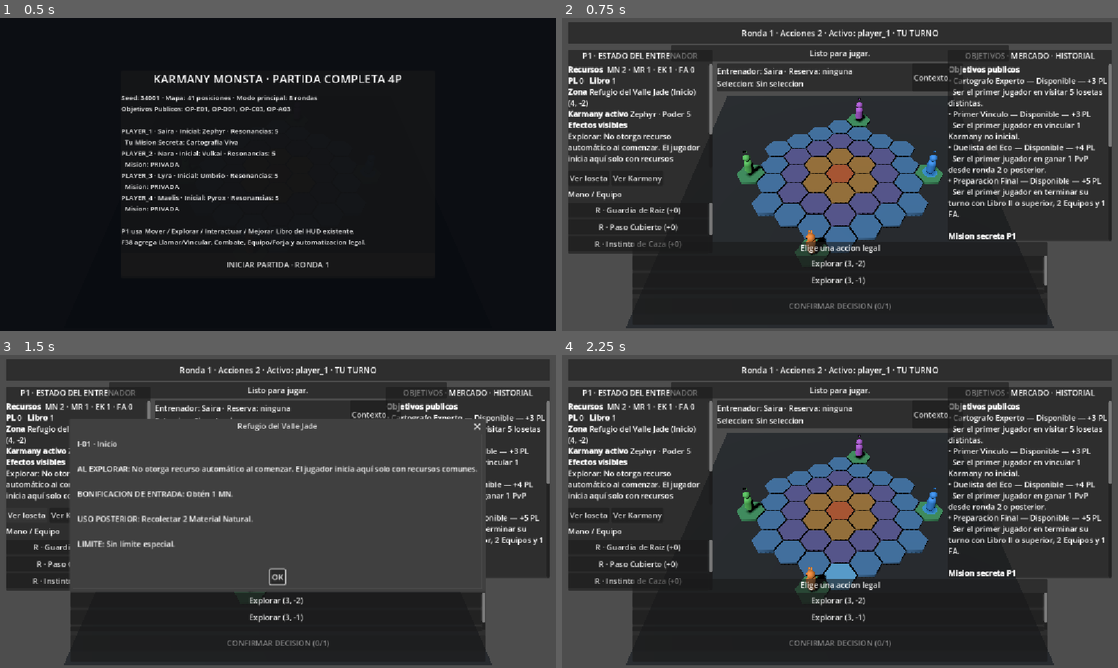
Above: before the commit, frames 1-4 (two rows, left to right).
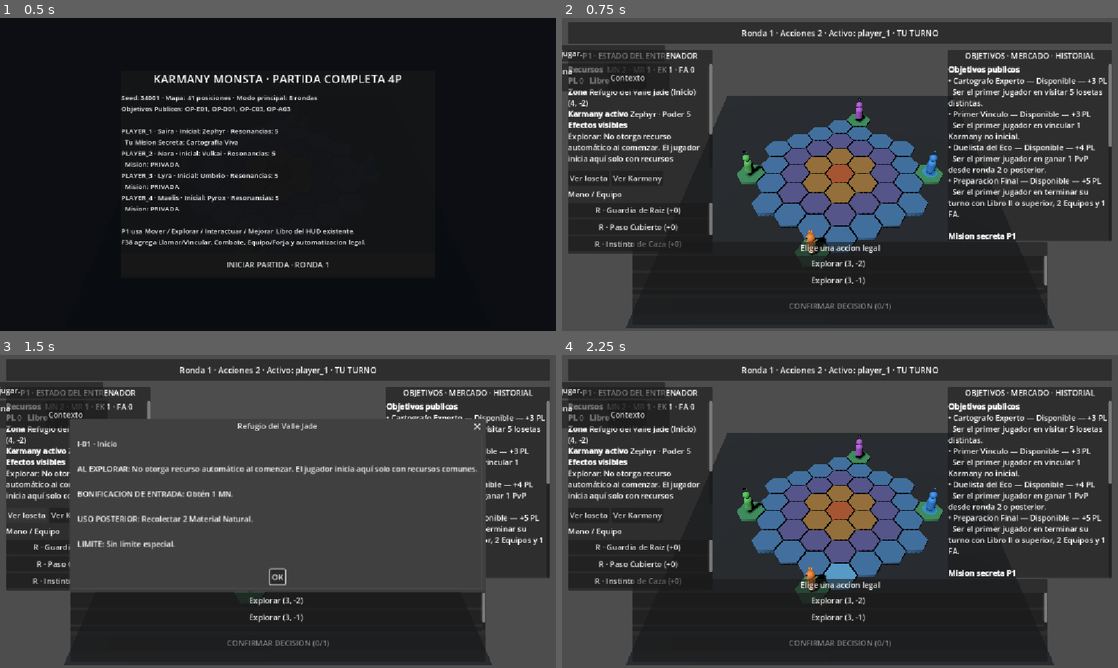
Above: after the commit, the same moments.

Repository: axenoban/Karmany-monsta
Game: Godot game, scene res://scenes/ui/phase_46_alpha_hud_prototype.tscn
Two runs of this game, one before a commit and one after it. Both use one fixed random seed, a clock stepped at 60 frames per second and the inputs below. This scene is started directly instead of the project's main scene.
Inputs:
- Up to frame 1 (0.5 s): no input
- Up to frame 2 (0.75 s): click "INICIAR PARTIDA · RONDA 1" at 0.5 s
- Up to frame 3 (1.5 s): click "Ver loseta" at 1.25 s
- Up to frame 4 (2.25 s): click "OK" at 2 s

Frame 1 is identical in both runs. In frame 2, 7.2% of the frame differs, in the area x 0-81%, y 8-24%; in frame 3, 6.0%; in frame 4, 7.2%.

Commit message:
fix(f46): mount presentation-safe HUD controller

Diff:
--- a/scenes/ui/phase_46_alpha_hud_prototype.tscn
+++ b/scenes/ui/phase_46_alpha_hud_prototype.tscn
@@ -1,7 +1,7 @@
 [gd_scene load_steps=5 format=3]
 
 [ext_resource type="PackedScene" path="res://scenes/ui/phase_38_full_match_prototype.tscn" id="1_phase38"]
-[ext_resource type="Script" path="res://scripts/ui/phase_46_alpha_hud_controller.gd" id="2_controller"]
+[ext_resource type="Script" path="res://scripts/ui/phase_46_presentation_safe_controller.gd" id="2_controller"]
 [ext_resource type="Script" path="res://scripts/ui/phase_46_feedback_presenter.gd" id="3_feedback"]
 [ext_resource type="Script" path="res://scripts/ui/phase_46_context_presenter.gd" id="4_context"]
 
